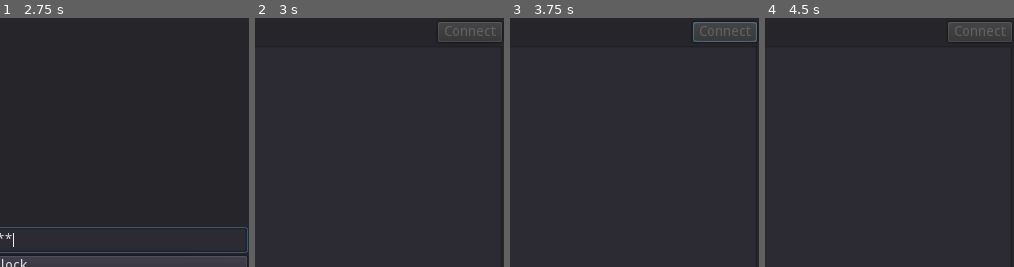
Above: before the commit, frames 1-4 (left to right).
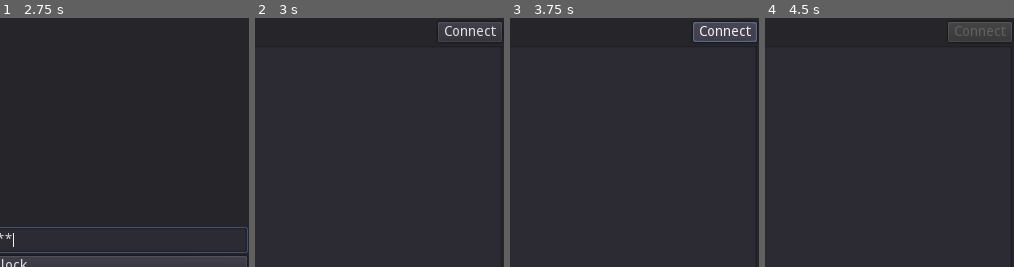
Above: after the commit, the same moments.

Repository: gmasini97/onetun-gui
Game: Godot game, scene res://Main.tscn
Same seed, same stepped clock (60 frames per second), same inputs: the game is played once before the commit and once after it.
Inputs (mouse positions are % of the whole screen's width and height, from its top left):
- Up to frame 1 (2.75 s): tap Enter (ui_accept) at 0.5, 0.77 s; move the mouse to (72, 45) at 0.52 s; click (72, 45) at 0.67 s; click "Cancel" at 1.25 s; click (50, 45) at 2.02 s; type "12" at 2.1 s
- Up to frame 2 (3 s): click "Unlock" at 2.75 s
- Up to frame 3 (3.75 s): click (92, 3) at 3.5 s, where only the run after the commit has a clickable "Connect"
- Up to frame 4 (4.5 s): click "New" at 4.25 s
The pictures show only the part of the screen within x 49-99%, y 1-51%; the shares and areas given below are measured in that part.

Frame 1 is identical in both runs. In frame 2, 0.4% of the frame differs, in the area x 76-97%, y 3-8%; in frame 3, 0.4%; in frame 4, nothing differs.

Commit message:
pushing for macos and linux support

Diff:
--- a/Classes/Data_T.gd
+++ b/Classes/Data_T.gd
@@ -3,6 +3,7 @@
 signal on_error(msg)
 
 var _password: String
+var _pid: int = -1
 const _profiles_path: String = "user://data.dat"
 
 func has_onetun():
@@ -65,7 +66,30 @@
 		params.push_back(OSData.absolute_onetun())
 		OS.execute(exe, params, false, [], false, true)
 
+func _runnable(p: Profile_T):
+	var exe = OSData.absolute_onetun()
+	var params = p.get_onetun_params()
+	OS.execute(exe, params, true, [], false, true)
+
 func onetun_start(p: Profile_T):
 	var exe = OSData.absolute_onetun()
 	var params = p.get_onetun_params()
-	OS.execute(exe, params, false, [], false, true)
+	_pid = OS.execute(exe, params, false, [], false, true)
+
+func onetun_running():
+	if _pid >= 0:
+		var r = OS.is_process_running(_pid)
+		if not r:
+			_pid = -1
+		return r
+	return false
+
+func onetun_kill():
+	if onetun_running():
+		OS.kill(_pid)
+		_pid = -1
+
+func _notification(what):
+	if what == MainLoop.NOTIFICATION_WM_QUIT_REQUEST:
+		onetun_kill()
+		get_tree().quit()
--- a/Main.gd
+++ b/Main.gd
@@ -1,6 +1,7 @@
 extends Control
 
 func _ready():
+	get_tree().set_auto_accept_quit(false)
 	change_interface($P/VB/Unlock)
 	_check()
 
--- a/Profiles.gd
+++ b/Profiles.gd
@@ -71,4 +71,15 @@
 
 func _on_Connect_pressed():
 	if _selected > -1:
+		$VB/HB/Connect.disabled = true
 		Data.onetun_start(_profiles[_selected])
+
+func _on_Timer_timeout():
+	var r = Data.onetun_running()
+	$Running.visible = r
+	$VB.visible = not r
+	$VB/HB/Connect.disabled = false
+
+
+func _on_Running_stop():
+	Data.onetun_kill()
--- a/Profiles.tscn
+++ b/Profiles.tscn
@@ -1,13 +1,17 @@
-[gd_scene load_steps=4 format=2]
+[gd_scene load_steps=5 format=2]
 
 [ext_resource path="res://NEDList/NEDList.tscn" type="PackedScene" id=1]
 [ext_resource path="res://Profiles.gd" type="Script" id=2]
 [ext_resource path="res://ProfileEdit/ProfileEdit.tscn" type="PackedScene" id=3]
+[ext_resource path="res://Running.tscn" type="PackedScene" id=4]
 
 [node name="Profiles" type="Control"]
 anchor_right = 1.0
 anchor_bottom = 1.0
 script = ExtResource( 2 )
+
+[node name="Running" parent="." instance=ExtResource( 4 )]
+visible = false
 
 [node name="VB" type="VBoxContainer" parent="."]
 anchor_right = 1.0
@@ -47,6 +51,10 @@
 [node name="ProfileEdit" parent="." instance=ExtResource( 3 )]
 visible = false
 
+[node name="Timer" type="Timer" parent="."]
+autostart = true
+
+[connection signal="stop" from="Running" to="." method="_on_Running_stop"]
 [connection signal="pressed" from="VB/HB/Connect" to="." method="_on_Connect_pressed"]
 [connection signal="on_delete" from="VB/NEDList" to="." method="_on_NEDList_on_delete"]
 [connection signal="on_duplicate" from="VB/NEDList" to="." method="_on_NEDList_on_duplicate"]
@@ -56,3 +64,4 @@
 [connection signal="on_unselected" from="VB/NEDList" to="." method="_on_NEDList_on_unselected"]
 [connection signal="on_cancel" from="ProfileEdit" to="." method="_on_ProfileEdit_on_cancel"]
 [connection signal="on_save" from="ProfileEdit" to="." method="_on_ProfileEdit_on_save"]
+[connection signal="timeout" from="Timer" to="." method="_on_Timer_timeout"]
--- /dev/null
+++ b/Running.gd
@@ -0,0 +1,6 @@
+extends Control
+
+signal stop()
+
+func _on_Button_pressed():
+	emit_signal('stop')
--- /dev/null
+++ b/Running.tscn
@@ -0,0 +1,38 @@
+[gd_scene load_steps=2 format=2]
+
+[ext_resource path="res://Running.gd" type="Script" id=1]
+
+[node name="Running" type="Control"]
+anchor_right = 1.0
+anchor_bottom = 1.0
+script = ExtResource( 1 )
+
+[node name="VB" type="VBoxContainer" parent="."]
+anchor_right = 1.0
+anchor_bottom = 1.0
+
+[node name="C1" type="Control" parent="VB"]
+margin_right = 500.0
+margin_bottom = 227.0
+size_flags_vertical = 3
+
+[node name="Label" type="Label" parent="VB"]
+margin_top = 231.0
+margin_right = 500.0
+margin_bottom = 245.0
+text = "Onetun is running."
+align = 1
+
+[node name="C2" type="Control" parent="VB"]
+margin_top = 249.0
+margin_right = 500.0
+margin_bottom = 476.0
+size_flags_vertical = 3
+
+[node name="Button" type="Button" parent="VB"]
+margin_top = 480.0
+margin_right = 500.0
+margin_bottom = 500.0
+text = "Stop"
+
+[connection signal="pressed" from="VB/Button" to="." method="_on_Button_pressed"]
